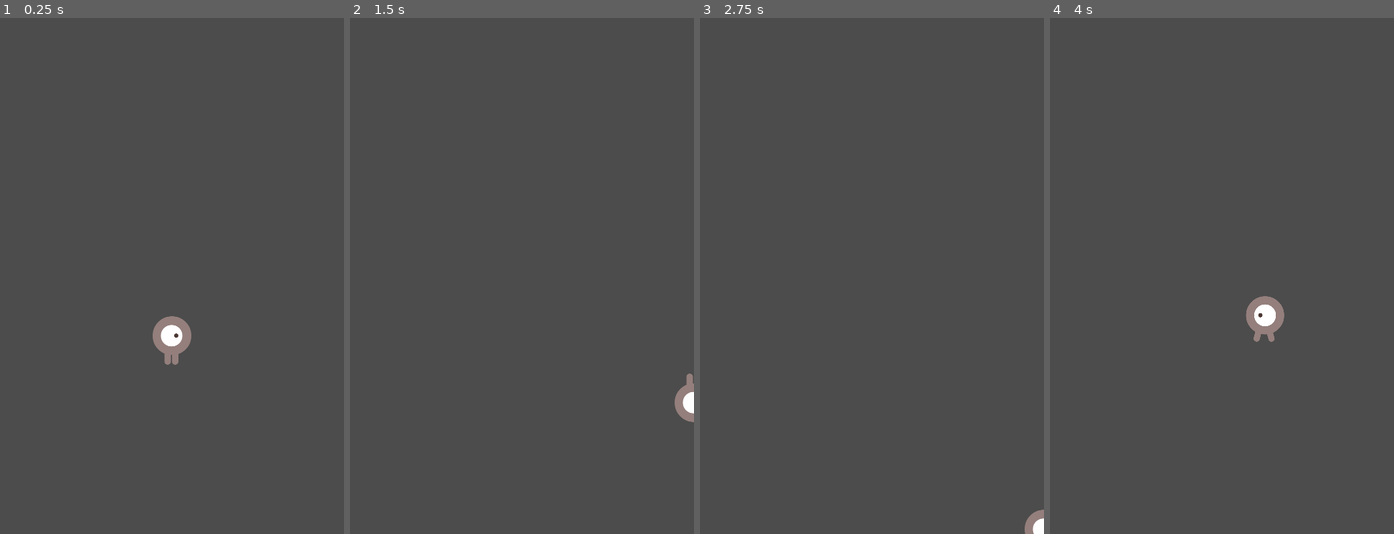
Above: before the commit, frames 1-4 (left to right).
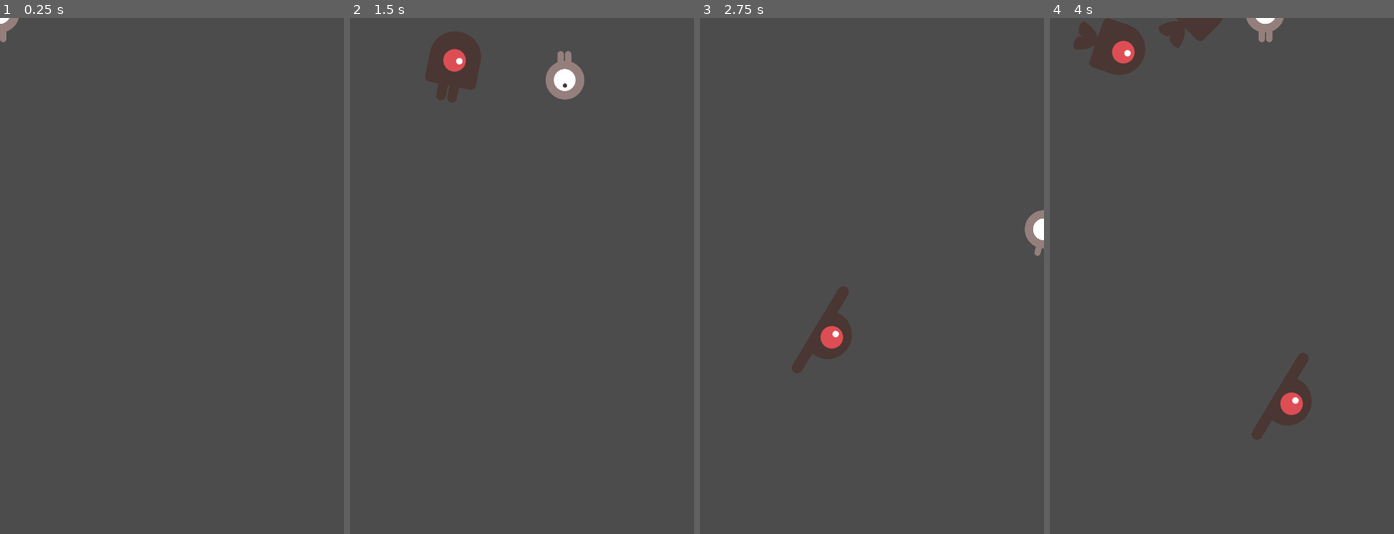
Above: after the commit, the same moments.

Repository: erwan/ekka-tutorial
Game: Godot game, scene res://main.tscn
The game is run twice, just before and just after one commit, with the same random seed, the same clock (stepped at 60 frames per second) and the same inputs.
Inputs:
- Up to frame 1 (0.25 s): no input
- Up to frame 2 (1.5 s): tap Enter at 0.5 s; hold Right (ui_right) 0.53-1.28 s; hold Down (ui_down) from 1.28 s (still down)
- Up to frame 3 (2.75 s): release Down (ui_down) at 2.03 s; hold Right (ui_right) from 2.03 s (still down)
- Up to frame 4 (4 s): release Right (ui_right) at 2.78 s; hold Up (ui_up) 2.78-3.53 s; hold Left (ui_left) from 3.53 s (still down)

The runs differ from the first frame. In frame 1, 0.9% of the frame differs, in the area x 0-56%, y 0-68%; in frame 2, 2.7%; in frame 3, 1.7%; in frame 4, 4.2%, in the area x 6-77%, y 0-82%.

Commit message:
Music

Diff:
--- a/Player.gd
+++ b/Player.gd
@@ -35,7 +35,12 @@
 		$AnimatedSprite.animation = "up"
 		$AnimatedSprite.flip_v = velocity.y > 0
 
-func start(pos):
-	position = pos
+func start(x, y):
+	position.x = x
+	position.y = y
 	show()
 	$CollisionShape2D.disabled = false
+
+func _on_Player_body_entered(_body):
+	hide() # Player disappears after being hit.
+	$GameOver.play()
--- a/Player.tscn
+++ b/Player.tscn
@@ -1,21 +1,22 @@
-[gd_scene load_steps=8 format=2]
+[gd_scene load_steps=9 format=2]
 
 [ext_resource path="res://art/playerGrey_up1.png" type="Texture" id=1]
 [ext_resource path="res://art/playerGrey_up2.png" type="Texture" id=2]
 [ext_resource path="res://art/playerGrey_walk2.png" type="Texture" id=3]
 [ext_resource path="res://art/playerGrey_walk1.png" type="Texture" id=4]
 [ext_resource path="res://Player.gd" type="Script" id=5]
+[ext_resource path="res://art/gameover.wav" type="AudioStream" id=6]
 
 [sub_resource type="SpriteFrames" id=1]
 animations = [ {
 "frames": [ ExtResource( 4 ), ExtResource( 3 ) ],
 "loop": true,
-"name": "marcher",
+"name": "right",
 "speed": 5.0
 }, {
 "frames": [ ExtResource( 1 ), ExtResource( 2 ) ],
 "loop": true,
-"name": "haut",
+"name": "up",
 "speed": 5.0
 } ]
 
@@ -31,7 +32,12 @@
 [node name="AnimatedSprite" type="AnimatedSprite" parent="."]
 scale = Vector2( 0.5, 0.5 )
 frames = SubResource( 1 )
-animation = "marcher"
+animation = "right"
 
 [node name="CollisionShape2D" type="CollisionShape2D" parent="."]
 shape = SubResource( 2 )
+
+[node name="GameOver" type="AudioStreamPlayer" parent="."]
+stream = ExtResource( 6 )
+
+[connection signal="body_entered" from="." to="." method="_on_Player_body_entered"]
--- a/main.gd
+++ b/main.gd
@@ -1,49 +1,23 @@
 extends Node
 
 export(PackedScene) var mob_scene
-var score
 
 func _ready():
 	randomize()
-	new_game()
-
-func game_over():
-	$ScoreTimer.stop()
-	$MobTimer.stop()
 
 func new_game():
-	score = 0
-	$Player.start($StartPosition.position)
-	$StartTimer.start()
-
-func _on_ScoreTimer_timeout():
-	score += 1
-
-func _on_StartTimer_timeout():
-	$MobTimer.start()
-	$ScoreTimer.start()
+	$Player.start(240, 560)
 
 func _on_MobTimer_timeout():
-	# Create a new instance of the Mob scene.
 	var mob = mob_scene.instance()
 
-	# Choose a random location on Path2D.
-	var mob_spawn_location = get_node("MobPath/MobSpawnLocation")
-	mob_spawn_location.offset = randi()
+	mob.position.x = randi() % 240
+	mob.position.y = randi() % 560
 
-	# Set the mob's direction perpendicular to the path direction.
-	var direction = mob_spawn_location.rotation + PI / 2
-
-	# Set the mob's position to a random location.
-	mob.position = mob_spawn_location.position
-
-	# Add some randomness to the direction.
-	direction += rand_range(-PI / 4, PI / 4)
+	var direction = rand_range(-PI / 2, PI / 2)
 	mob.rotation = direction
 
-	# Choose the velocity for the mob.
 	var velocity = Vector2(rand_range(150.0, 250.0), 0.0)
 	mob.linear_velocity = velocity.rotated(direction)
 
-	# Spawn the mob by adding it to the Main scene.
 	add_child(mob)
--- a/main.tscn
+++ b/main.tscn
@@ -1,31 +1,22 @@
-[gd_scene load_steps=4 format=2]
+[gd_scene load_steps=5 format=2]
 
 [ext_resource path="res://Player.tscn" type="PackedScene" id=1]
 [ext_resource path="res://main.gd" type="Script" id=2]
-
-[sub_resource type="Curve2D" id=1]
-_data = {
-"points": PoolVector2Array( 0, 0, 0, 0, 1, 0, 0, 0, 0, 0, 480, 2, 0, 0, 0, 0, 480, 718, 0, 0, 0, 0, 3, 719, 0, 0, 0, 0, 1, 0 )
-}
+[ext_resource path="res://mob.tscn" type="PackedScene" id=3]
+[ext_resource path="res://art/House In a Forest Loop.ogg" type="AudioStream" id=4]
 
 [node name="Node" type="Node"]
 script = ExtResource( 2 )
+mob_scene = ExtResource( 3 )
 
 [node name="Player" parent="." instance=ExtResource( 1 )]
 
 [node name="MobTimer" type="Timer" parent="."]
+autostart = true
 
-[node name="ScoreTimer" type="Timer" parent="."]
+[node name="AudioStreamPlayer" type="AudioStreamPlayer" parent="."]
+stream = ExtResource( 4 )
+volume_db = -20.0
+autoplay = true
 
-[node name="StartTimer" type="Timer" parent="."]
-one_shot = true
-
-[node name="StartPosition" type="Position2D" parent="."]
-position = Vector2( 240, 450 )
-
-[node name="MobPath" type="Path2D" parent="."]
-curve = SubResource( 1 )
-
-[node name="MobSpawnLocation" type="PathFollow2D" parent="MobPath"]
-position = Vector2( 1, 0 )
-rotation = 0.00417534
+[connection signal="timeout" from="MobTimer" to="." method="_on_MobTimer_timeout"]
--- a/mob.tscn
+++ b/mob.tscn
@@ -26,7 +26,12 @@
 "speed": 5.0
 } ]
 
+[sub_resource type="CapsuleShape2D" id=2]
+radius = 34.9275
+height = 40.0063
+
 [node name="RigidBody2D" type="RigidBody2D"]
+gravity_scale = 0.0
 script = ExtResource( 7 )
 
 [node name="AnimatedSprite" type="AnimatedSprite" parent="."]
@@ -38,6 +43,9 @@
 }
 
 [node name="CollisionShape2D" type="CollisionShape2D" parent="."]
+position = Vector2( -10, -1 )
+rotation = 1.57424
+shape = SubResource( 2 )
 __meta__ = {
 "_edit_group_": true
 }
Not shown: 1 places in mob.tscn that only renumber resources
